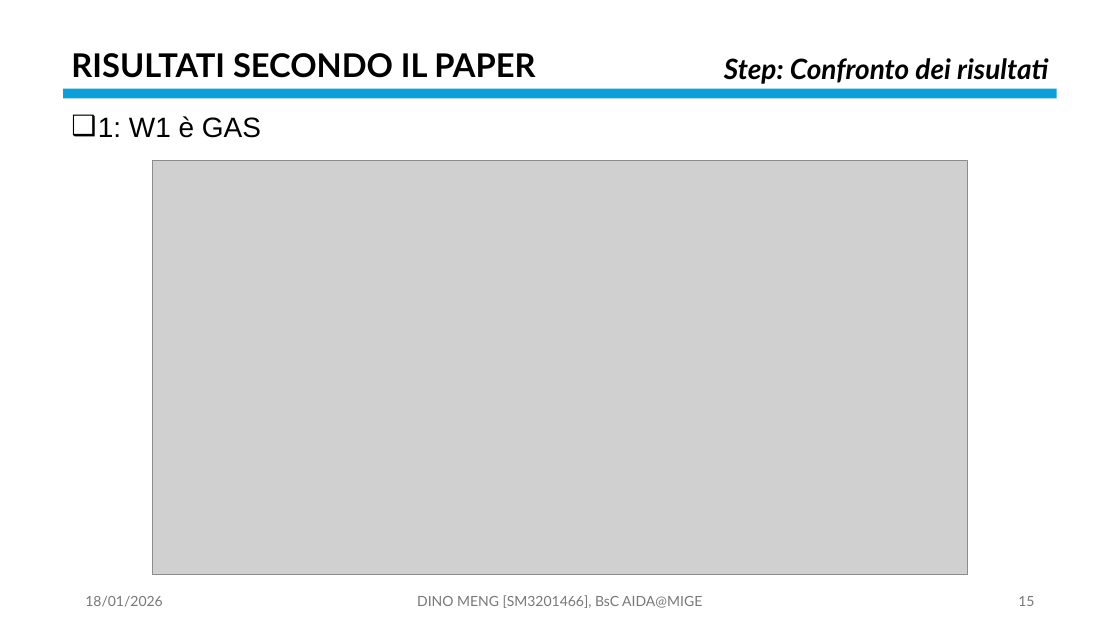
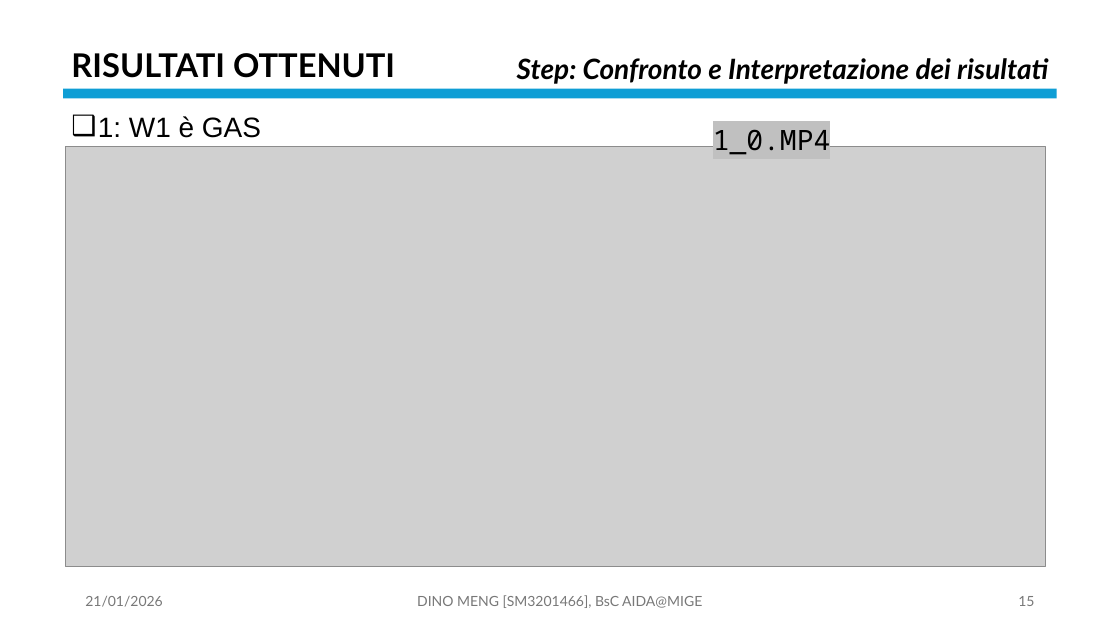
Before and after one commit to OdinMeng/AIDA-UNIVERSITY-NOTES-2025-2026, a slide deck: slide 15 of Complex Systems/project/PresentationPROJECTSM3201466.pptx. Drawn at 1120x630 pixels with LibreOffice and Linux fonts; fonts in the diff are those of the drawing; grey boxes stand for pictures. Boxes give left, top, right and bottom in pixels: in the first picture for what was removed or moved away, otherwise in the second. Text is boxed around its words. In the diff, an @@ line names an element or a change of style, - is before the commit and + after.

Commit message:
dispensa sistemi complessi: modificato la figure delle curve di livello di Lotka-Volterra, progetto sistemi complessi: slide pressoché finali

```diff
--- a/Complex Systems/project/PresentationPROJECTSM3201466.pptx
+++ b/Complex Systems/project/PresentationPROJECTSM3201466.pptx
@@ text at [71,53,395,78]: text changed @@
-RISULTATI SECONDO IL PAPER
+RISULTATI OTTENUTI
@@ text at [517,58,1048,84]: text changed @@
-Step: Confronto dei risultati
+Step: Confronto e Interpretazione dei risultati
@@ picture: place and size @@
-picture at [153,160,967,575]
+picture at [66,146,1046,566]
@@ text added at [713,124,831,155], 24 pt, text #000000 @@
+1_0.MP4
@@ text at [85,596,162,607]: text changed @@
-18/01/2026
+21/01/2026
```
Also in this commit, not shown: 38 other slides changed, 1 slide added, 1 slide removed, 5 other files.
